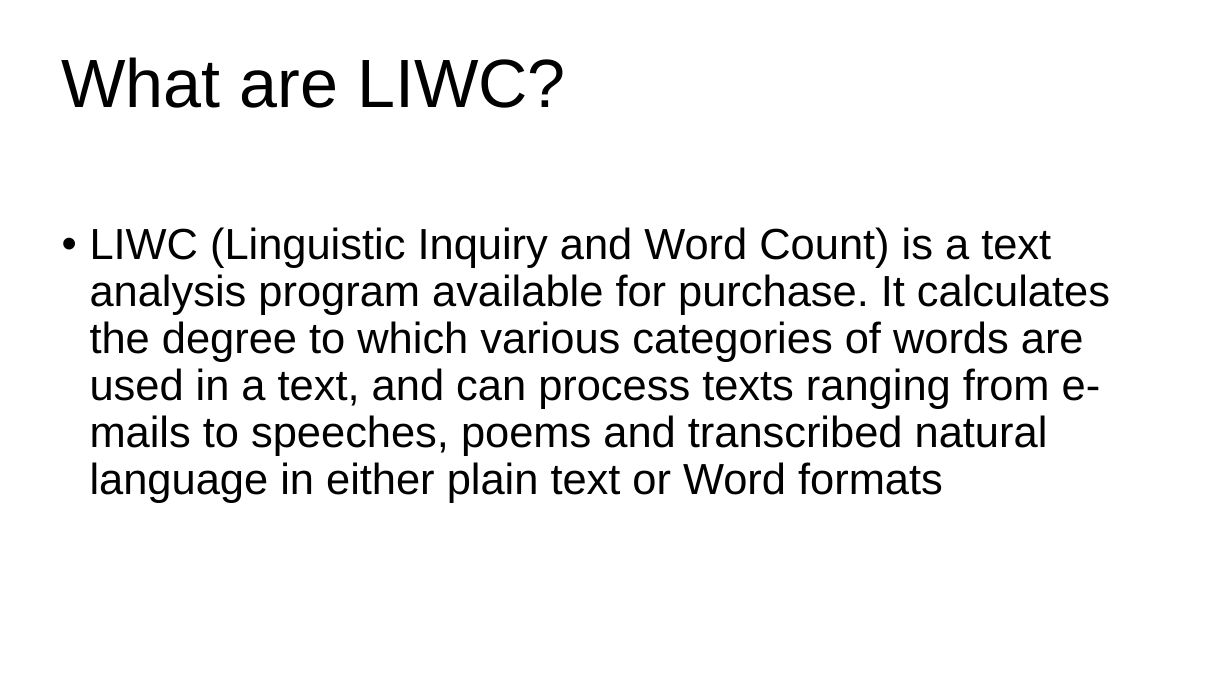
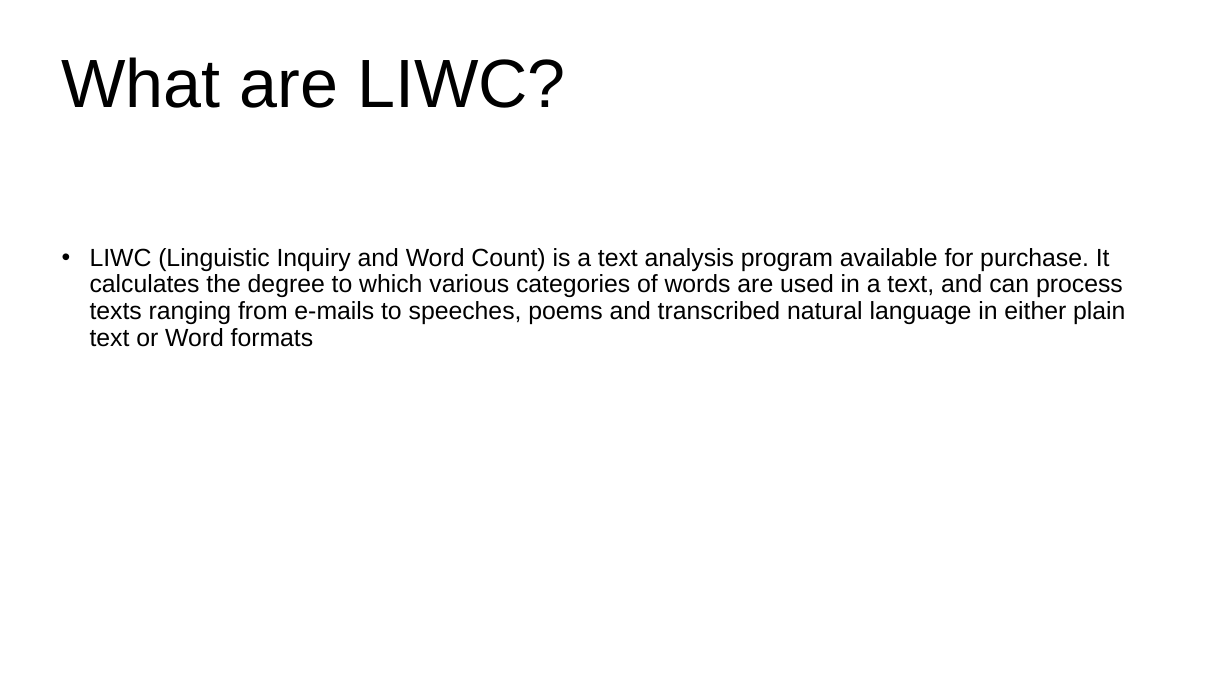
Before and after one commit to DevJohnIbrahim/SSM-GP, a slide deck: slide 19 of Graduation Proposal/Cyberbullypresentation_Final.pptx. Drawn at 1232x693 pixels with LibreOffice and Linux fonts; fonts in the diff are those of the drawing. Boxes give left, top, right and bottom in pixels: in the first picture for what was removed or moved away, otherwise in the second. Text is boxed around its words. In the diff, an @@ line names an element or a change of style, - is before the commit and + after.

```diff
--- a/Graduation Proposal/Cyberbullypresentation_Final.pptx
+++ b/Graduation Proposal/Cyberbullypresentation_Final.pptx
@@ subtitle "LIWC (Linguistic Inquiry and Word ...": place and size @@
-subtitle "LIWC (Linguistic Inquiry and Word ..." at bbox=[90, 227, 1110, 503]
+subtitle "LIWC (Linguistic Inquiry and Word ..." at bbox=[90, 248, 1125, 347]
@@ subtitle "LIWC (Linguistic Inquiry and Word ..." at bbox=[90, 248, 1125, 347]: size 28 to 16 pt @@
```
Also in this commit, not shown: 1 slide added.
